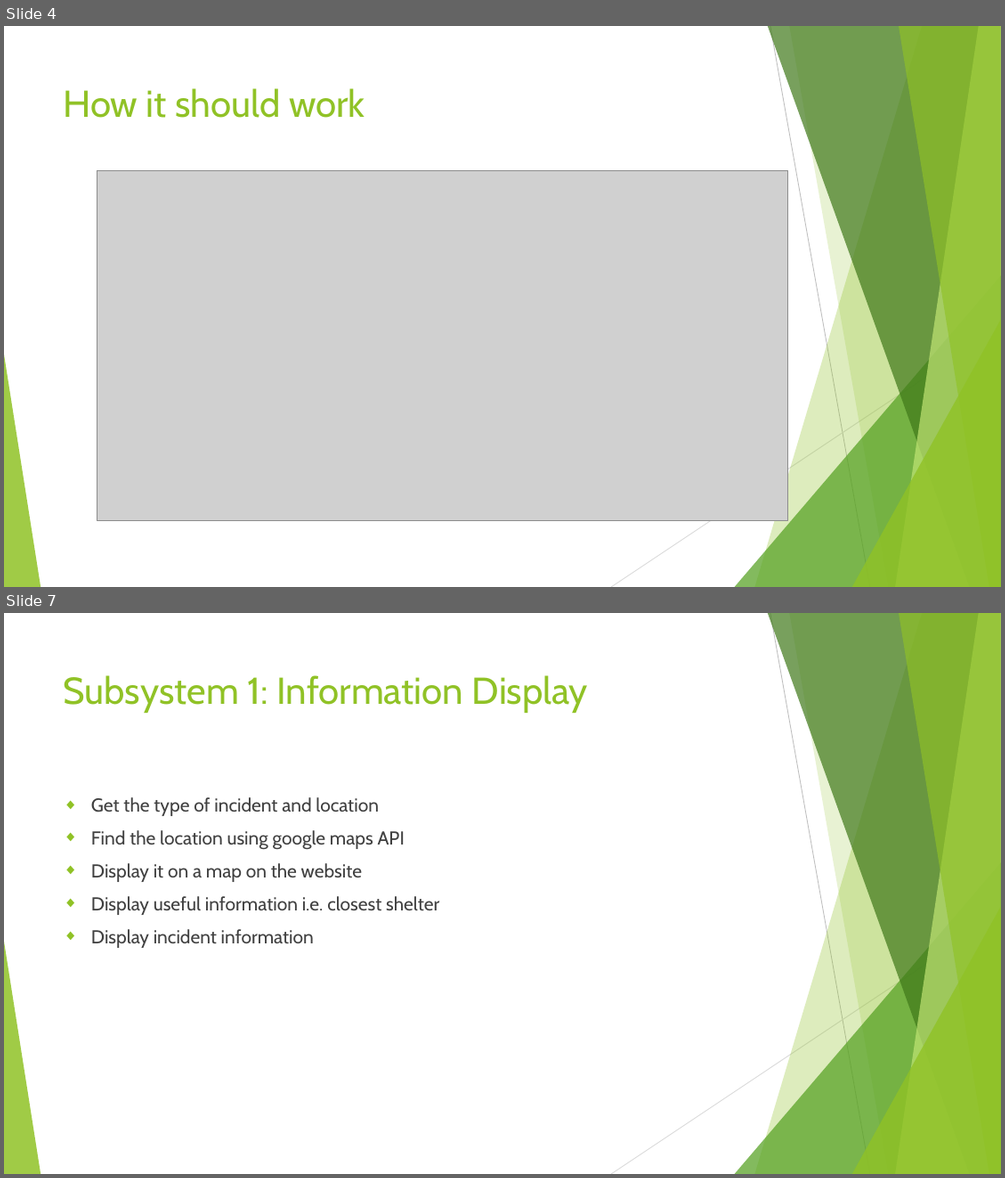
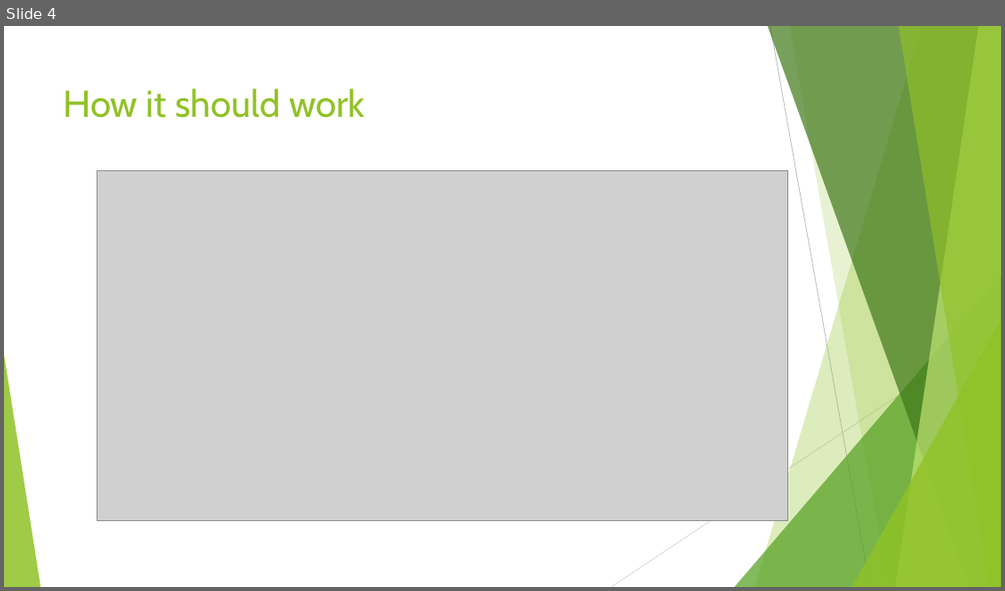
Before and after one commit to horaceyoung/Crisis-Management-System, a slide deck: Presentation Slides new.pptx. Shown one above the other, each under a label of ours: slides 4 and 7 before the commit, slide 4 after it; the slides between them are not shown. The pictures are 1005x1178 and 1005x591 pixels, drawn with LibreOffice and Linux fonts; fonts in the diff are those of the drawing; grey boxes stand for pictures. Boxes give left, top, right and bottom in pixels: in the first picture for what was removed or moved away, otherwise in the second. Text is boxed around its words. In the diff, an @@ line names an element or a change of style, - is before the commit and + after.

```diff
--- a/Presentation Slides new.pptx
+++ b/Presentation Slides new.pptx
@@ slide 7 removed at (4,613,1001,1174), background #FFFFFF; not listed: 10 template elements that a slide beside it also shows @@
@@ title removed at (63,675,588,713) @@
-Subsystem 1: Information Display
@@ text removed at (91,797,439,948) @@
-◆ Get the type of incident and location
-◆ Find the location using google maps API
-◆ Display it on a map on the website
-◆ Display useful information i.e. closest shelter
-◆ Display incident information
```
Also in this commit, not shown: 5 slides changed, 3 other slides removed.
